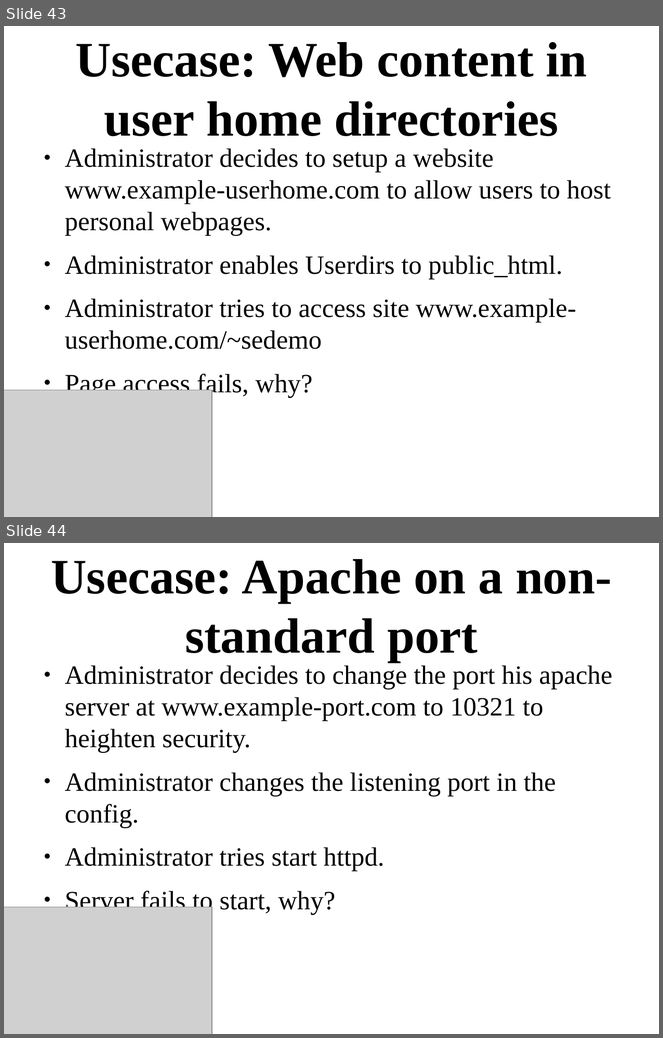
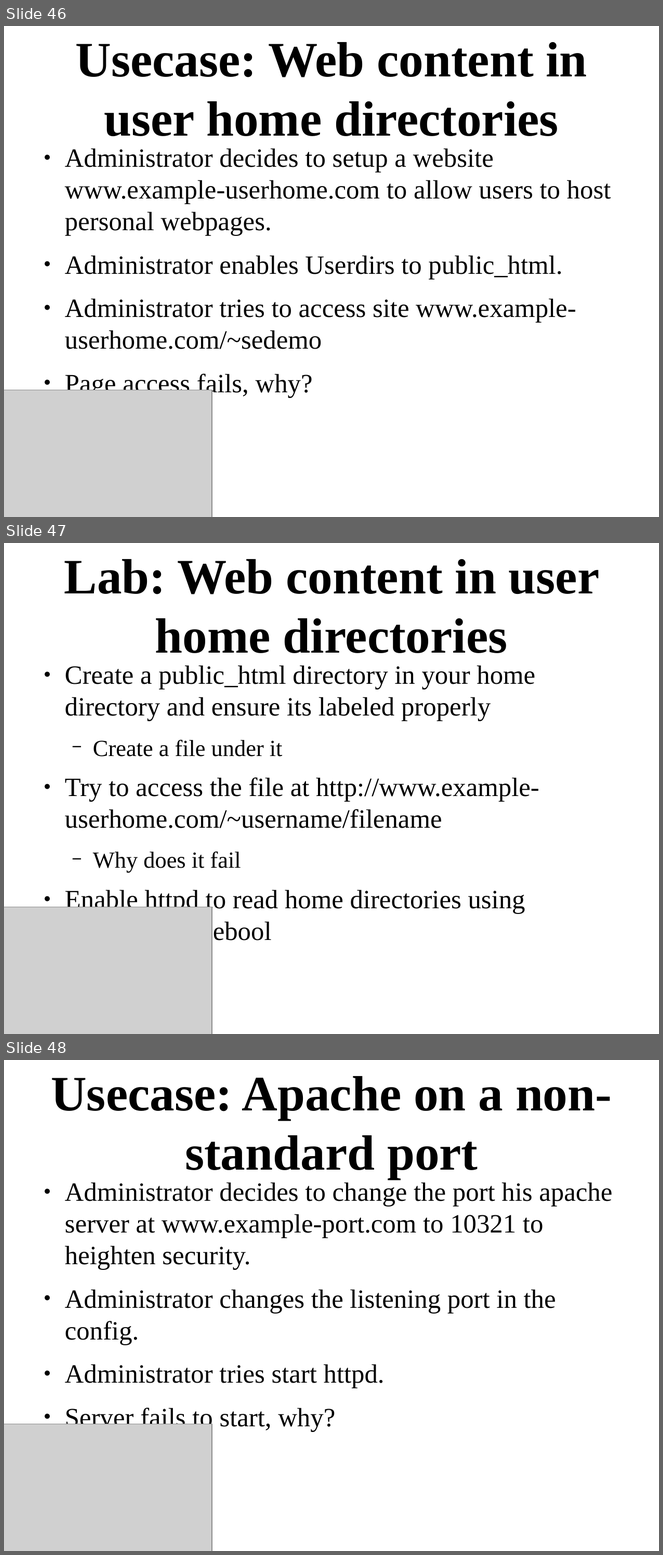
Before and after one commit to dpquigl/demystifying-selinux-part2, a slide deck: demystifying_selinux_part2_OSCON_19JUL2014.odp. Shown one above the other, each under a label of ours: slides 43 and 44 before the commit, slides 46, 47 and 48 after it. The pictures are 663x1038 and 663x1555 pixels, drawn with LibreOffice and Linux fonts; fonts in the diff are those of the drawing; grey boxes stand for pictures. Boxes give left, top, right and bottom in pixels: in the first picture for what was removed or moved away, otherwise in the second. Text is boxed around its words. In the diff, an @@ line names an element or a change of style, - is before the commit and + after.

```diff
--- a/demystifying_selinux_part2_OSCON_19JUL2014.odp
+++ b/demystifying_selinux_part2_OSCON_19JUL2014.odp
@@ slide 47 added at bbox=[4, 543, 659, 1034], background #FFFFFF @@
@@ title added at bbox=[64, 559, 599, 653], 60 pt, text #000000, bold @@
+Lab: Web content in user home directories
@@ text added at bbox=[65, 665, 540, 945], 32 pt, text #000000 @@
+● Create a public_html directory in your home directory and ensure its labeled properly
+  − Create a file under it
+● Try to access the file at http://www.example-userhome.com/~username/filename
+  − Why does it fail
+● Enable httpd to read home directories using getsebool/setsebool
@@ picture added at bbox=[4, 908, 212, 1034] @@
@@ what was slide 43 is now slide 46 @@
@@ what was slide 44 is now slide 48 @@
```
Also in this commit, not shown: 5 slides changed, 4 other slides added, 2 other files.
